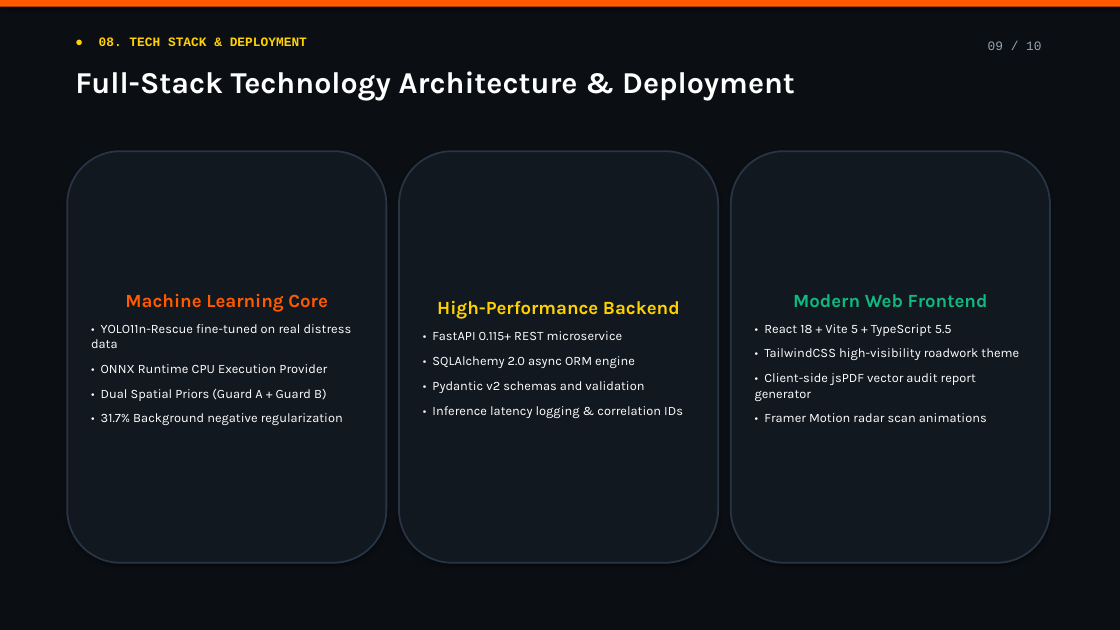
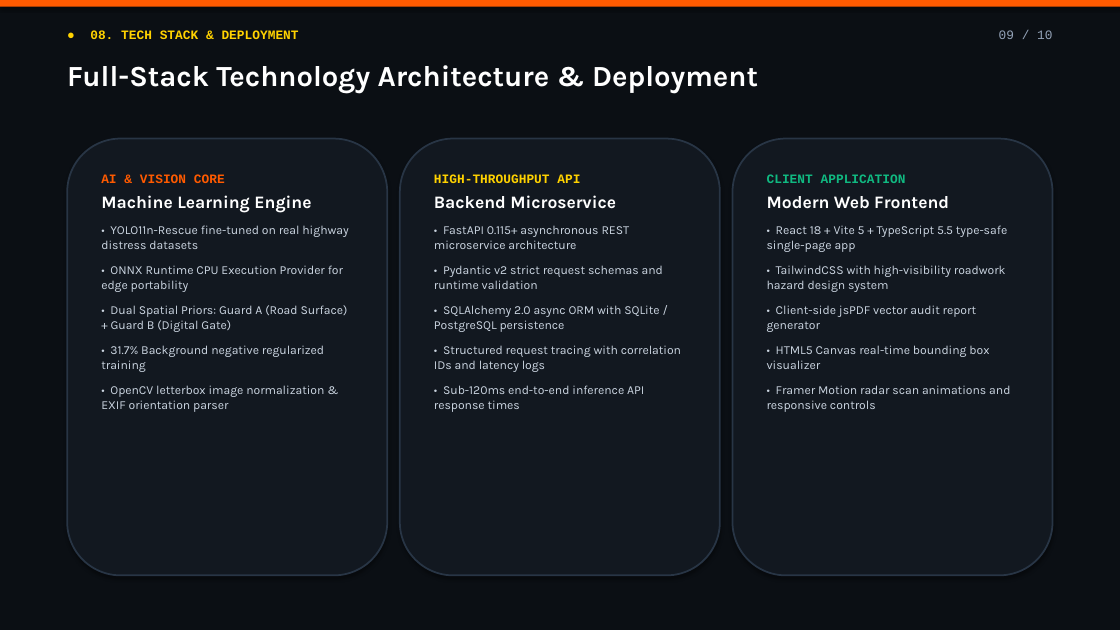
Before and after one commit to Priya-Ranjan-0201/Potholes-detector, a slide deck: slide 9 of ScamRoad_Presentation.pptx. Drawn at 1120x630 pixels with LibreOffice and Linux fonts; fonts in the diff are those of the drawing. Boxes give left, top, right and bottom in pixels: in the first picture for what was removed or moved away, otherwise in the second. Text is boxed around its words. In the diff, an @@ line names an element or a change of style, - is before the commit and + after.

Commit message:
docs: overhaul presentation deck with publication-grade design and slide previews

```diff
--- a/ScamRoad_Presentation.pptx
+++ b/ScamRoad_Presentation.pptx
@@ text "● 08. TECH STACK & ...": place and size @@
-text "● 08. TECH STACK & ..." at [99, 37, 307, 46]
+text "● 08. TECH STACK & ..." at [90, 30, 299, 39]
@@ text "09 / 10": place and size @@
-text "09 / 10" at [988, 41, 1041, 50]
+text "09 / 10" at [999, 30, 1052, 39]
@@ text "Full-Stack Technology Architecture & Deployment" at [67, 65, 758, 93]: size 26 to 25 pt @@
@@ rounded rectangle "AI & VISION CORE": place and size @@
-rounded rectangle "AI & VISION CORE" at [67, 151, 386, 563]
+rounded rectangle "AI & VISION CORE" at [67, 139, 387, 576]
@@ vertical alignment middle to top in 3 elements at [733, 139, 1053, 576], [67, 139, 387, 576], [400, 139, 720, 576] @@
@@ rounded rectangle "HIGH-THROUGHPUT API": place and size @@
-rounded rectangle "HIGH-THROUGHPUT API" at [399, 151, 718, 563]
+rounded rectangle "HIGH-THROUGHPUT API" at [400, 139, 720, 576]
@@ rounded rectangle "CLIENT APPLICATION": place and size @@
-rounded rectangle "CLIENT APPLICATION" at [731, 151, 1050, 563]
+rounded rectangle "CLIENT APPLICATION" at [733, 139, 1053, 576]
@@ text in rounded rectangle at [101, 174, 348, 412]: text changed; size 11 to 10.5 pt; text colour #FFFFFF to #CBD5E1 @@
-Machine Learning Core
-• YOLO11n-Rescue fine-tuned on real distress data
-• ONNX Runtime CPU Execution Provider
-• Dual Spatial Priors (Guard A + Guard B)
-• 31.7% Background negative regularization
+AI & VISION CORE
+Machine Learning Engine
+• YOLO11n-Rescue fine-tuned on real highway distress datasets
+• ONNX Runtime CPU Execution Provider for edge portability
+• Dual Spatial Priors: Guard A (Road Surface) + Guard B (Digital Gate)
+• 31.7% Background negative regularized training
+• OpenCV letterbox image normalization & EXIF orientation parser
@@ text in rounded rectangle at [434, 174, 681, 412]: text changed; size 11 to 10.5 pt; text colour #FFFFFF to #CBD5E1 @@
-High-Performance Backend
-• FastAPI 0.115+ REST microservice
-• SQLAlchemy 2.0 async ORM engine
-• Pydantic v2 schemas and validation
-• Inference latency logging & correlation IDs
+HIGH-THROUGHPUT API
+Backend Microservice
+• FastAPI 0.115+ asynchronous REST microservice architecture
+• Pydantic v2 strict request schemas and runtime validation
+• SQLAlchemy 2.0 async ORM with SQLite / PostgreSQL persistence
+• Structured request tracing with correlation IDs and latency logs
+• Sub-120ms end-to-end inference API response times
@@ text in rounded rectangle at [767, 174, 906, 183]: paragraph added @@
+CLIENT APPLICATION
@@ text in rounded rectangle at [767, 196, 976, 332]: size 16 to 15 pt, text colour #10B981 to #FFFFFF in "Modern Web Frontend"; size 11 to 10.5 pt, text colour #FFFFFF to #CBD5E1 in "• Client-side jsPDF vector audit report generator"; alignment centre to left; more space between paragraphs @@
@@ text in rounded rectangle at [767, 225, 1007, 292]: text changed; size 11 to 10.5 pt; text colour #FFFFFF to #CBD5E1 @@
-• React 18 + Vite 5 + TypeScript 5.5
-• TailwindCSS high-visibility roadwork theme
+• React 18 + Vite 5 + TypeScript 5.5 type-safe single-page app
+• TailwindCSS with high-visibility roadwork hazard design system
@@ text in rounded rectangle at [767, 345, 1010, 412]: text changed; size 11 to 10.5 pt; text colour #FFFFFF to #CBD5E1 @@
-• Framer Motion radar scan animations
+• HTML5 Canvas real-time bounding box visualizer
+• Framer Motion radar scan animations and responsive controls
```
Also in this commit, not shown: 9 other slides changed, 15 other files.
